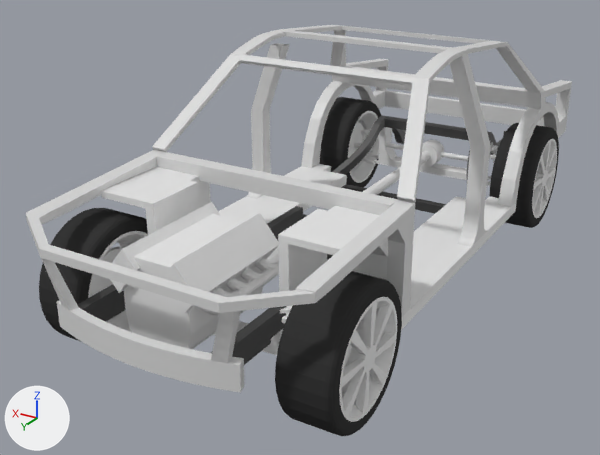
An edit to the Blender file Assets/Resources/GameObjects/frameCorrectMesh.blend, drawn before and after from the same camera.
The view is the same before and after, from a 50 mm lens placed at (-2.5, 2.67, 2.23), pointed at (0.2, -1.84, -0.02). Arrows for +X, +Y and +Z are at lower left; the lights stay in place.

Names of what the first picture shows: 'BezierCurve', 'BezierCurve.007', 'BezierCurve.023', 'BezierCurve.025', 'BezierCurve.026', 'EngineBlock', 'FrontBumperFrame', 'Rim.006', 'Tyre', 'Tyre.002', 'Tyre.003', 'Tyre.004'.
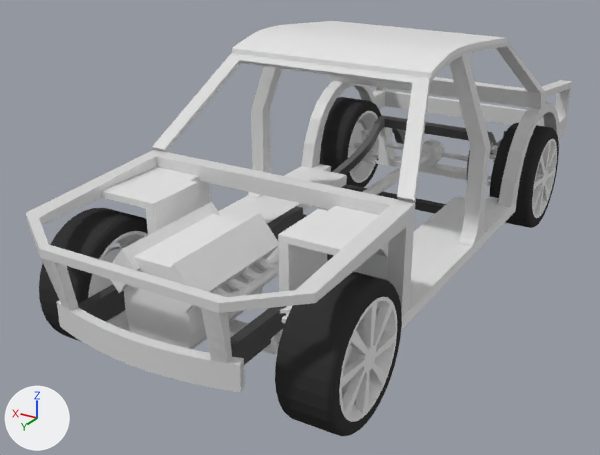
Boxes [x1, y1, x2, y2] around the edits, measured in the pictures (600 x 455 px; the box of a moved part takes in the faces that stretch with it):
'FrontBumperFrame', reshaped
    before: [26, 25, 572, 393]
    after: [26, 42, 572, 393]
'Roof', added
    after: [232, 21, 508, 78]
part 1 of me_beziercurve, moved or reshaped
    before: [36, 142, 417, 363]
    after: [38, 150, 415, 363]

What the commit changed:
me_beziercurve is used by ob_frontbumperframe; location (0.0, 0.045, 0.0).
me_beziercurve had 1047 vertices, 2078 faces, 5 loose edges and spanned x -0.9..0.9, y -4.49..0.06, z -0.05..1.2.
me_beziercurve now has 1085 vertices, 1141 faces, 5 loose edges and spans x -0.9..0.9, y -4.49..0.06, z -0.05..1.2.
me_beziercurve part 1: 2 vertices moved from x -0.9..0.59, y -0.18..-0.03, z 0.46..0.55 to x -0.9..0.54, y -0.26..-0.02, z 0.38..0.49; 101 vertices removed from x -0.9..0.9, y -1.25..0.06, z -0.05..0.6; 155 vertices added at x -0.9..0.9, y -1.25..0.04, z -0.05..0.6.
Mesh me_beziercurve_027 is new.
It has 480 vertices, 956 faces and spans x -0.7..0.7, y -3.202..-1.8, z 1.11..1.23.
Object 'Roof' (ob_roof) is new; it shows me_beziercurve_027.
Its location is (0.0, 0.0, 0.0).
